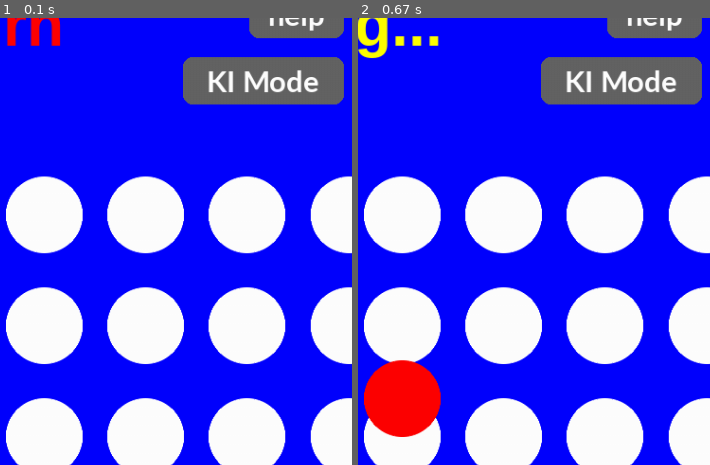
Above: before the commit, frames 1-2 (left to right).
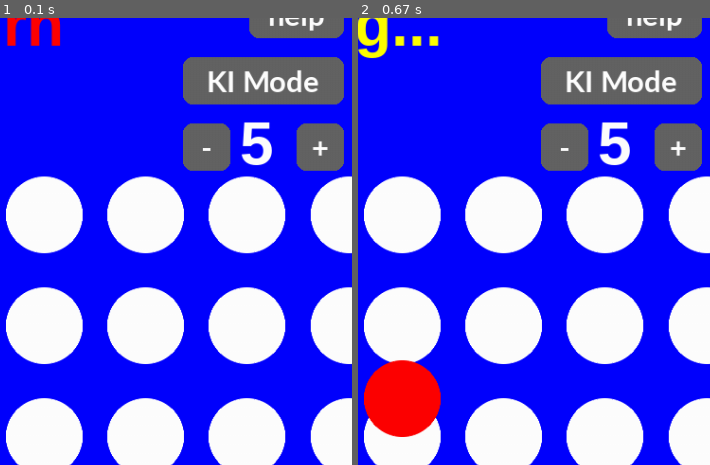
Above: after the commit, the same moments.

Repository: tomrudnick/four-in-a-row
Game: pygame game, started from main.py
Same seed, same stepped clock (60 frames per second), same inputs: the game is played once before the commit and once after it.
Inputs (mouse positions are % of the whole screen's width and height, from its top left):
- Up to frame 1 (0.1 s): no input
- Up to frame 2 (0.67 s): click (50, 50) at 0.38 s
The pictures show only the part of the screen within x 44-94%, y 11-61%; the shares and areas given below are measured in that part.

The runs differ from the first frame. In frame 1, 3.4% of the frame differs, in the area x 51-98%, y 23-35%; in frame 2, 3.4%.

Commit message:
added two buttons to change the human ki depth

Diff:
--- a/main.py
+++ b/main.py
@@ -17,6 +17,7 @@
 OFFSET_Y = 250
 
 DEPTH = 4
+HUMAN_KI_DEPTH = 5
 
 test_board = [[0, 0, 0, 0, 0, 0, 0],
               [0, 0, 0, 0, 0, 0, 0],
@@ -82,9 +83,10 @@
 
 
 
-def help_player(game):
+def help_player(game, depth):
+    print("HELP HUMAN MOVE")
     game_copy = copy.deepcopy(game)
-    human_help_ki = KI(DEPTH, game_copy, game.human)
+    human_help_ki = KI(depth, game_copy, game.human)
     human_help_ki.calculate_move_multiple_processes()
     game.help_move = game_copy.turn_history[-1]
     game.help_human = True
@@ -111,6 +113,8 @@
     button_text_swap_colors = button_font.render('swap color', True, color_white)
     button_text_help = button_font.render('help', True, color_white)
     button_text_ki_toggle = button_font.render('KI Mode', True, color_white)
+    button_text_human_ki_depth_plus = button_font.render('+', True, color_white)
+    button_text_human_ki_depth_minus = button_font.render('-', False, color_white)
     # Game Buttons
     quitButton = Button((10, 10), (100, 50), button_text_quit, color_dark, color_light, screen, 10)
     resetButton = Button((120, 10), (100, 50), button_text_reset, color_dark, color_light, screen, 10)
@@ -120,14 +124,15 @@
     swap_colors_button = Button((525, 10), (170, 50), button_text_swap_colors, color_dark, color_light, screen, 10)
     help_button = Button((595, 80), (100, 50), button_text_help, color_dark, color_light, screen, 10)
     ki_toggle_button = Button((525, 150), (170, 50), button_text_ki_toggle, color_dark, color_light, screen, 10)
-
+    human_ki_depth_minus_button = Button((525, 220), (50, 50), button_text_human_ki_depth_minus, color_dark, color_light, screen, 10)
+    human_ki_depth_plus_button = Button((645, 220), (50, 50), button_text_human_ki_depth_plus, color_dark, color_light, screen, 10)
     game = FourInARow(COLUMNS, ROWS)
     game.currentPlayer = game.human
     game.lastPlayer = game.ki
     game_ended = False
     #game.board = test_board
     ki = KI(DEPTH, game, game.ki)
-    ki_human = KI(DEPTH, game, game.human)
+    ki_human = KI(HUMAN_KI_DEPTH, game, game.human)
     ki_overtake_mode = False
 
 
@@ -137,9 +142,11 @@
         mouse_pos = pygame.mouse.get_pos()
         #if it's the turn of the KI it will make it's turn
         if game.currentPlayer == game.ki and not game_ended and game.animation_finished:
+            print("KI MOVE")
             ki.calculate_move_multiple_processes()
         # if the KI "overtaken mode" is activated it will make a turn
         if game.currentPlayer == game.human and not game_ended and game.animation_finished and ki_overtake_mode:
+            print("HUMAN KI MOVE")
             ki_human.calculate_move_multiple_processes()
 
         for event in pygame.event.get():
@@ -179,10 +186,17 @@
                     game.playerColors[1], game.playerColors[2] = game.playerColors[2], game.playerColors[1]
                 # recieve a tip
                 elif help_button.pressed(mouse_pos):
-                    help_player(game)
+                    help_player(game, ki_human.depth)
                 # activate the ki mode, the ki will play for you
                 elif ki_toggle_button.pressed(mouse_pos):
                     ki_overtake_mode = not ki_overtake_mode
+                # decrease human ki depth by one
+                elif human_ki_depth_minus_button.pressed(mouse_pos):
+                    if ki_human.depth > 1:
+                        ki_human.depth -= 1
+                # increase human ki depth by one
+                elif human_ki_depth_plus_button.pressed(mouse_pos):
+                    ki_human.depth += 1
                 # place a piece
                 elif not game_ended and game.currentPlayer == game.human and not ki_overtake_mode:
                     column = calculate_piece_position(mouse_pos)
@@ -217,9 +231,10 @@
         swap_colors_button.drawButton(mouse_pos)
         help_button.drawButton(mouse_pos)
         ki_toggle_button.drawButton(mouse_pos)
-
+        human_ki_depth_minus_button.drawButton(mouse_pos)
+        human_ki_depth_plus_button.drawButton(mouse_pos)
         render_text(screen, str(ki.depth), text_font, color_white, [400, 0])
-
+        render_text(screen, str(ki_human.depth), text_font, color_white, [585, 205])
         pygame.display.update()
         FPS.tick(60) # Locks FPS to 60
 
